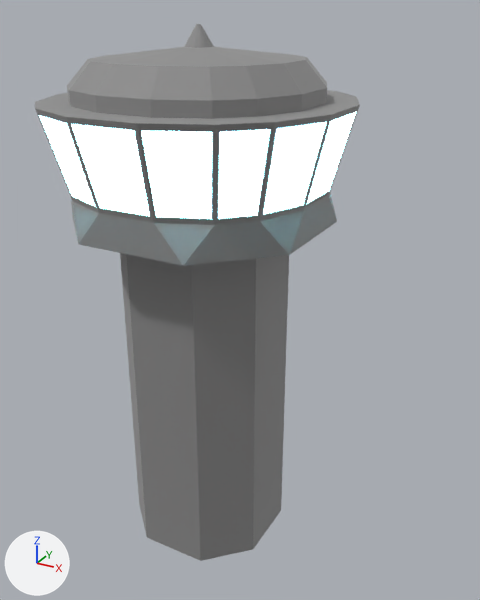
A saved change to the glTF model threejs-vite/models/tower.glb.
Rendered twice from a 50 mm camera at (2.17, -3.45, 3.02) aimed at (-0.02, 0.53, 1.03). Arrows for +X, +Y and +Z are at lower left; the lights stay in place. Where no turn or scale is listed for an object, it has been applied to the vertices. Vertices at the same position are counted once.
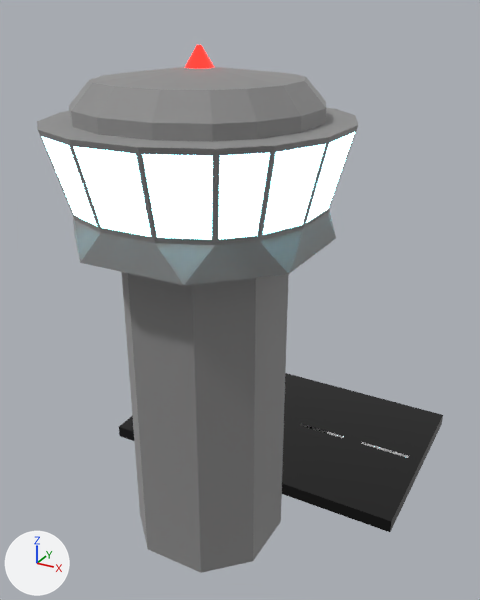
The edits, one by one:
me_cube_001 is used by ob_cube_001; location (0.0, 0.0, -0.5).
Verts and faces of me_cube_001; kept vertices keep their numbers, new ones are numbered from 216.
me_cube_001 had 216 vertices, 420 faces and spanned x -0.91..0.91, y -0.91..0.91, z 0.0..3.44.
me_cube_001 now has 256 vertices, 472 faces and spans x -1.28..1.28, y -0.91..2.13, z 0.0..3.44.
me_cube_001 part 1: a new loose piece of 24 vertices spanning x -1.28..1.28, y 0.51..2.13, z 0.02..0.12, in mat_imphenziapixpal.
Part 2, on me_cube_001:
New vertex 216 is at (0.75, 1.32, 0.12), pixel (360, 443).
New vertex 217 is at (0.75, 1.36, 0.12), pixel (362, 441).
New vertex 218 is at (0.16, 1.32, 0.12), pixel (299, 425).
New vertex 219 is at (0.16, 1.36, 0.12), pixel (301, 423).
New vertex 220 is at (-0.48, 1.32, 0.12).
New vertex 221 is at (-0.48, 1.36, 0.12).
New vertex 222 is at (-1.1, 1.32, 0.12).
New vertex 223 is at (-1.1, 1.36, 0.12).
New vertices 224 to 231 stand at vertices 216 to 223, in that order, plus (0.42, 0.0, 0.0).
New faces: (216, 217, 225), (216, 225, 224), (218, 219, 227), (218, 227, 226), (220, 221, 229), (220, 229, 228).
New faces: (222, 223, 231), (222, 231, 230).
me_cube_001 part 3: 46 kept faces spanning x -0.08..0.08, y -0.08..0.08, z 3.32..3.44 get new texture (UV) coordinates.
Object 'Cube.001' (ob_cube_001) moves from (0.0, 0.0, -0.5) to (0.0, 0.0, -0.61).

What differs and where, as boxes [x1, y1, x2, y2] in the pictures (480 x 600 px):
'Cube.001', reshaped, moved (25% wider): before [35, 24, 360, 561]; after [37, 45, 443, 573]
part 1 of me_cube_001, added (black): after [119, 373, 443, 532]
part 2 of me_cube_001, added: after [300, 424, 409, 458]
part 3 of me_cube_001, surface changed: before [184, 24, 214, 48]; after [185, 45, 214, 68]
